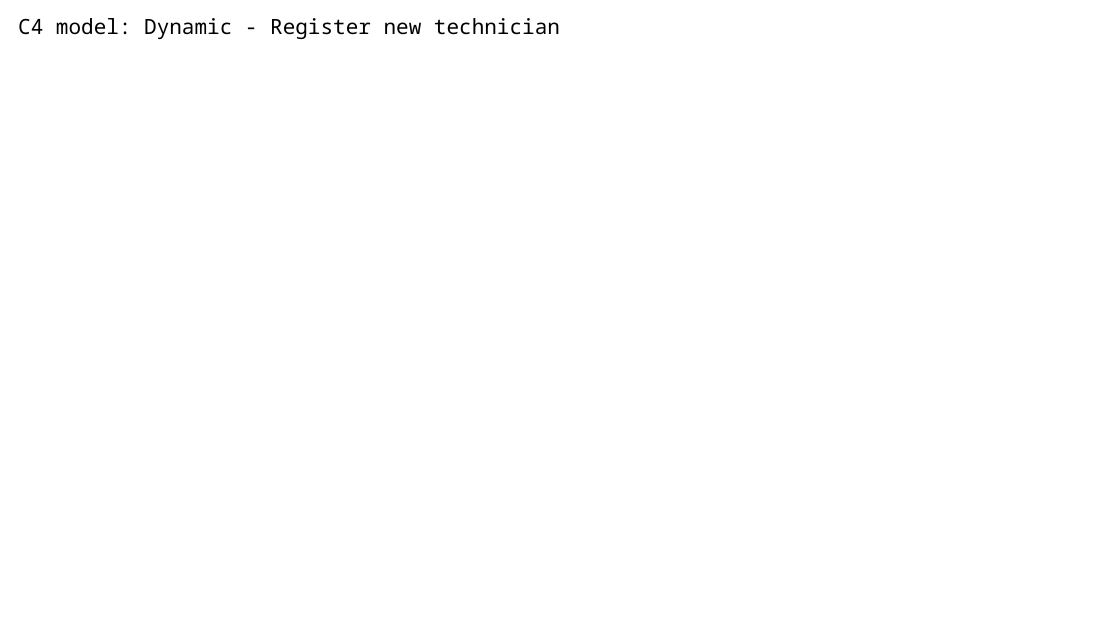
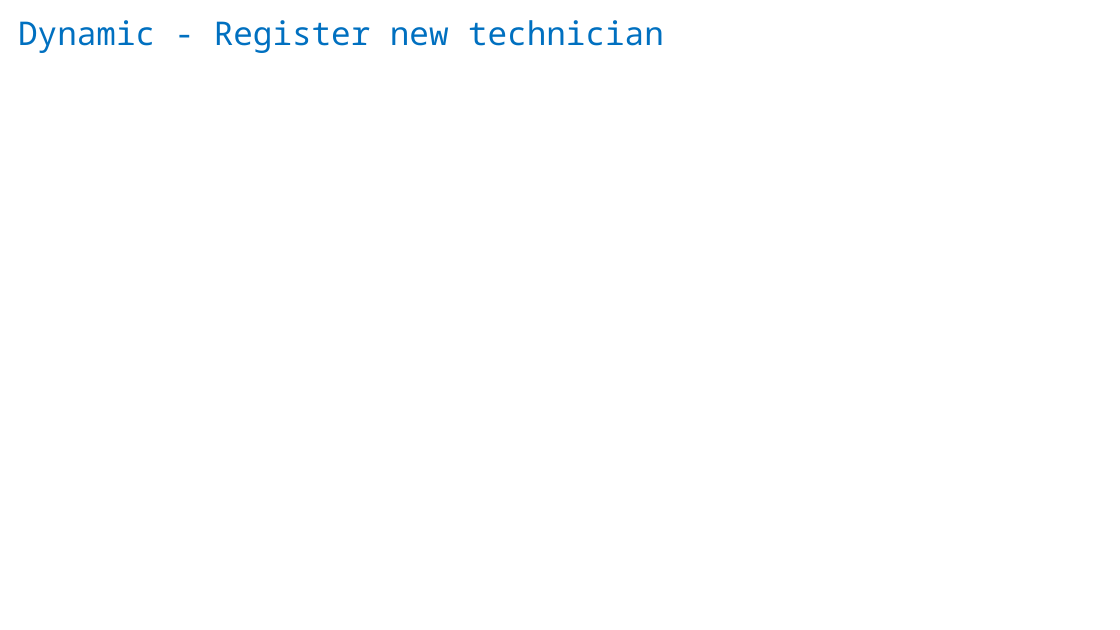
Before and after one commit to alexeykko/rct-project-nswi130, a slide deck: slide 19 of RacingCarTrackerPresentation.pptx. Drawn at 1120x630 pixels with LibreOffice and Linux fonts; fonts in the diff are those of the drawing; background and template pictures are left out. Boxes give left, top, right and bottom in pixels: in the first picture for what was removed or moved away, otherwise in the second. Text is boxed around its words. In the diff, an @@ line names an element or a change of style, - is before the commit and + after.

```diff
--- a/RacingCarTrackerPresentation.pptx
+++ b/RacingCarTrackerPresentation.pptx
@@ text at [18, 20, 664, 53]: text changed; size 18 to 28 pt; text colour #000000 to #0070C0 @@
-C4 model: Dynamic - Register new technician
+Dynamic - Register new technician
```
Also in this commit, not shown: 22 other slides changed.
